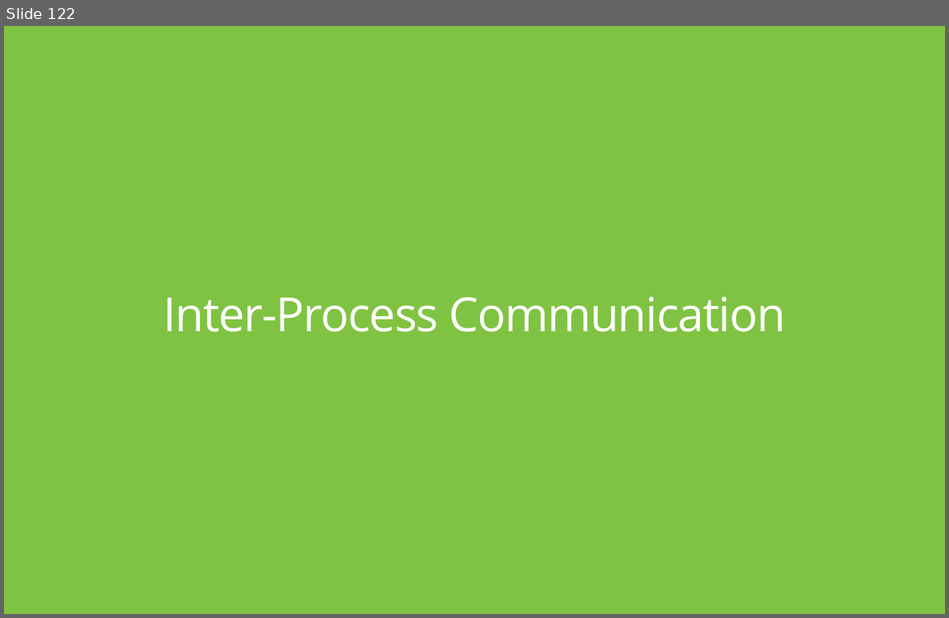
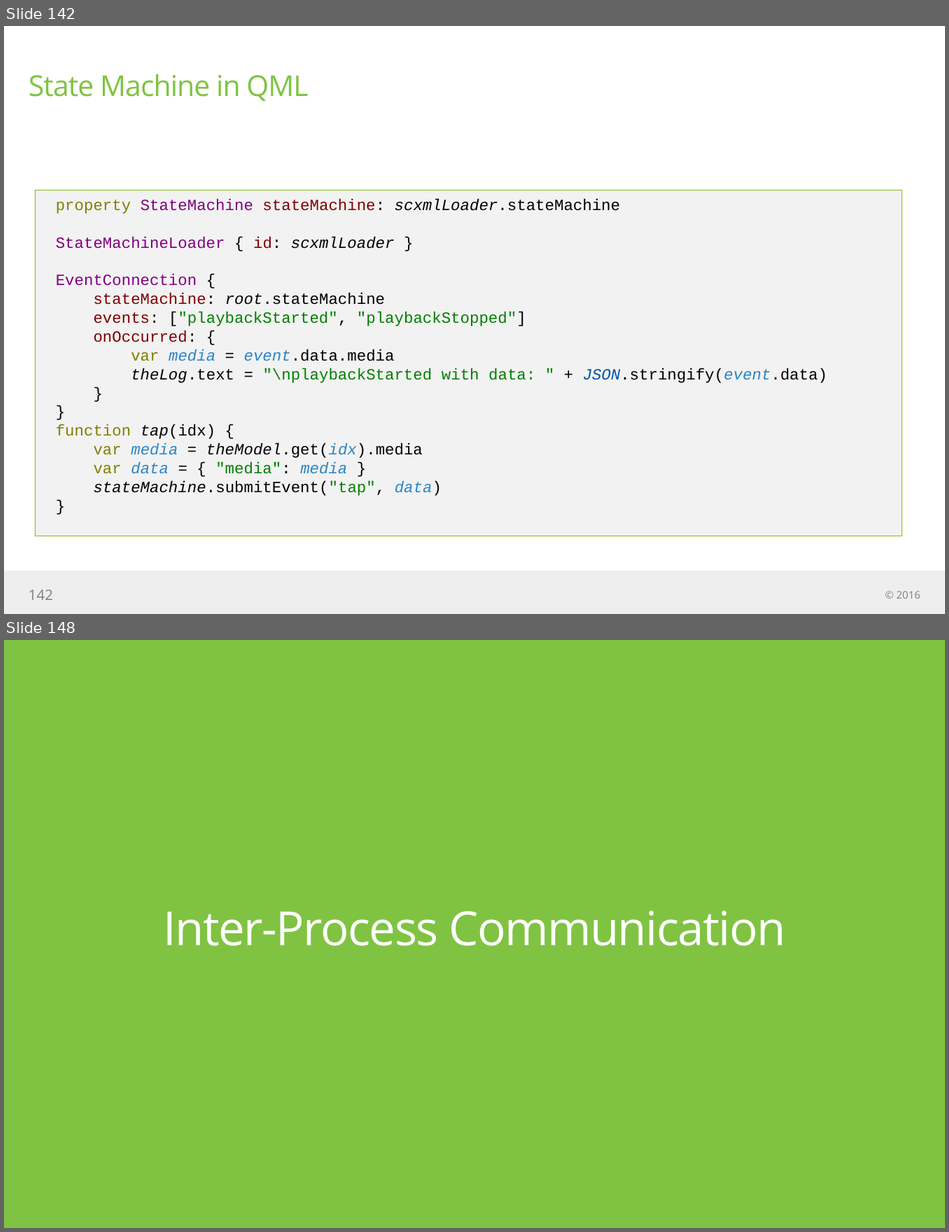
Before and after one commit to jigneshBadrakhiya/training-material, a slide deck: engine/docs/engine edition slideware.pptx. Shown one above the other, each under a label of ours: slide 122 before the commit, slides 142 and 148 after it; the slides between them are not shown. The pictures are 949x618 and 949x1232 pixels, drawn with LibreOffice and Linux fonts; fonts in the diff are those of the drawing. Boxes give left, top, right and bottom in pixels: in the first picture for what was removed or moved away, otherwise in the second. Text is boxed around its words. In the diff, an @@ line names an element or a change of style, - is before the commit and + after.

Commit message:
Qt Speech and SCXML added

```diff
--- a/engine/docs/engine edition slideware.pptx
+++ b/engine/docs/engine edition slideware.pptx
@@ slide 142 added at [4, 26, 945, 614], background #FFFFFF @@
@@ title added at [28, 74, 308, 101], 22 pt, text #80C342 @@
+State Machine in QML
@@ rectangle added at [35, 190, 901, 536], fill #F2F2F2, outline #83B921 0.75 pt, 12 pt, text #000000 @@
+property StateMachine stateMachine: scxmlLoader.stateMachine
+StateMachineLoader { id: scxmlLoader }
+EventConnection {
+stateMachine: root.stateMachine
+events: ["playbackStarted", "playbackStopped"]
+onOccurred: {
+var media = event.data.media
+theLog.text = "\nplaybackStarted with data: " + JSON.stringify(event.data)
+}
+}
+function tap(idx) {
+var media = theModel.get(idx).media
+var data = { "media": media }
+stateMachine.submitEvent("tap", data)
+}
@@ rectangle added at [4, 571, 945, 614], fill #EEEEEE @@
@@ page number added at [28, 590, 53, 600], 11 pt, text #7F7F7F @@
+142
@@ text added at [896, 591, 920, 599], 8 pt, text #808080 @@
+© 2016
@@ what was slide 122 is now slide 148 @@
```
Also in this commit, not shown: 12 slides changed, 25 other slides added.
